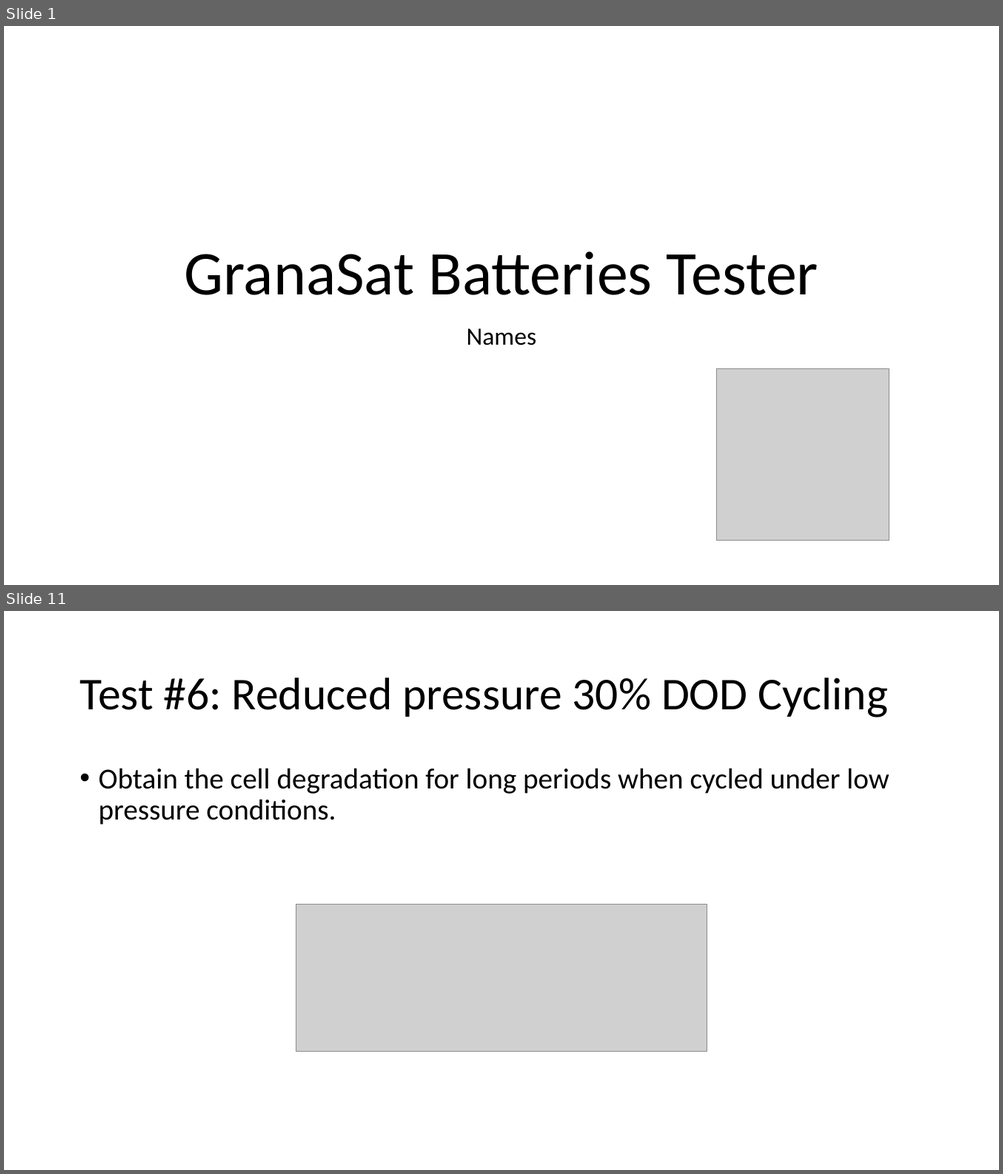
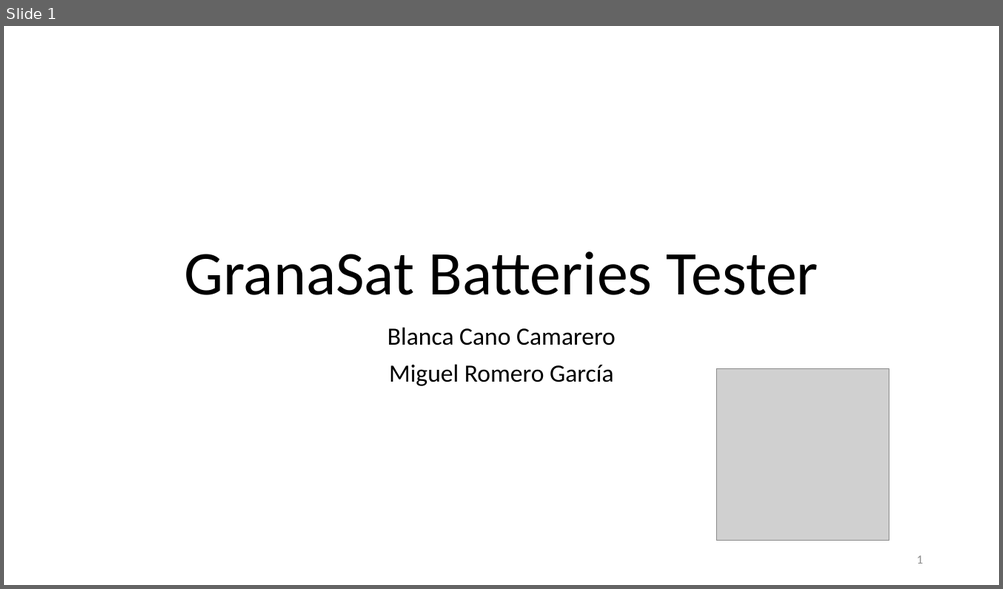
Before and after one commit to BlancaCC/granaSat_batteries, a slide deck: presentacion1/GranaSat Batteries Tester.pptx. Shown one above the other, each under a label of ours: slides 1 and 11 before the commit, slide 1 after it; the slides between them are not shown. The pictures are 1003x1174 and 1003x589 pixels, drawn with LibreOffice and Linux fonts; fonts in the diff are those of the drawing; grey boxes stand for pictures. Boxes give left, top, right and bottom in pixels: in the first picture for what was removed or moved away, otherwise in the second. Text is boxed around its words. In the diff, an @@ line names an element or a change of style, - is before the commit and + after.

```diff
--- a/presentacion1/GranaSat Batteries Tester.pptx
+++ b/presentacion1/GranaSat Batteries Tester.pptx
@@ slide 11 removed at (4, 611, 999, 1170), background #FFFFFF @@
@@ title removed at (79, 678, 888, 718) @@
-Test #6: Reduced pressure 30% DOD Cycling
@@ text removed at (99, 768, 888, 825) @@
-• Obtain the cell degradation for long periods when cycled under low pressure conditions.
@@ picture removed at (296, 905, 707, 1052) @@
@@ slide 1 changed as well @@
@@ subtitle at (387, 327, 615, 386): text changed @@
-Names
+Blanca Cano Camarero
+Miguel Romero García
@@ page number added at (916, 556, 922, 564), 12 pt, text #8C8C8C @@
+1
```
Also in this commit, not shown: 2 other slides changed, 6 slides added, 12 other slides removed, 2 other files.
